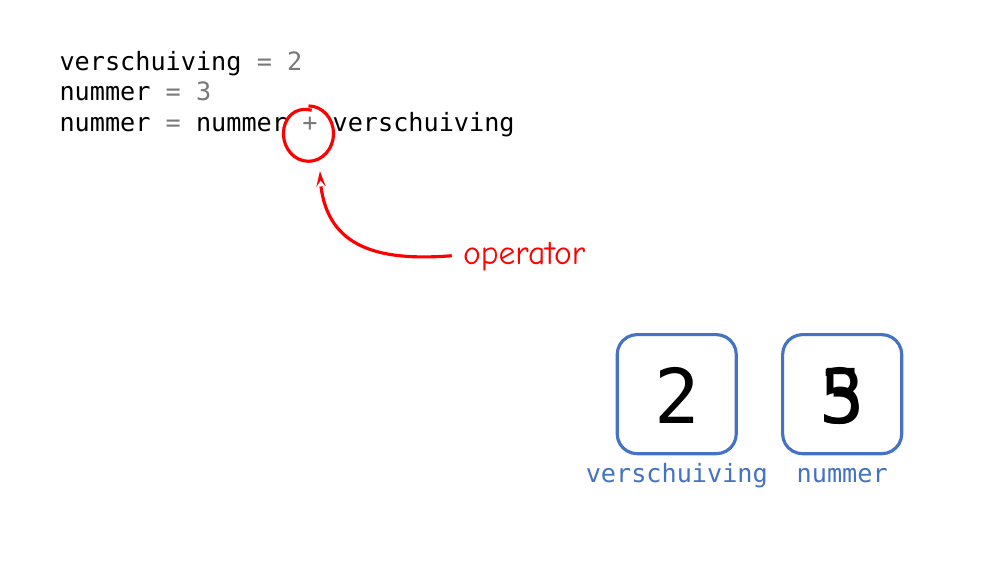
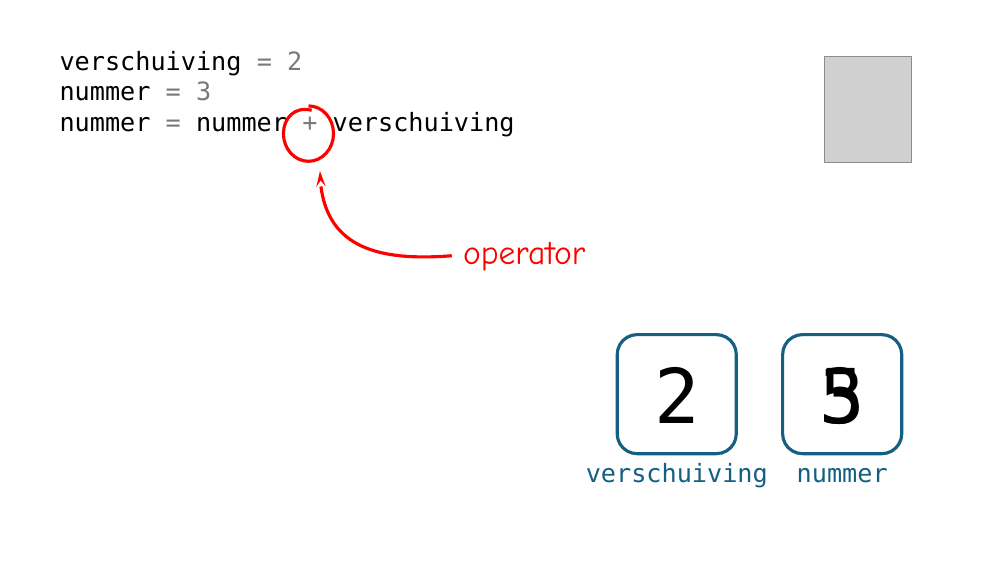
Before and after one commit to hanzetechnasium/geheim, a slide deck: slide 10 of Technasium-Dag-1-Presentatie-2-Python-start.pptx. Drawn at 1008x567 pixels with LibreOffice and Linux fonts; fonts in the diff are those of the drawing; grey boxes stand for pictures; background and template pictures are left out. Boxes give left, top, right and bottom in pixels: in the first picture for what was removed or moved away, otherwise in the second. Text is boxed around its words. In the diff, an @@ line names an element or a change of style, - is before the commit and + after.

```diff
--- a/Technasium-Dag-1-Presentatie-2-Python-start.pptx
+++ b/Technasium-Dag-1-Presentatie-2-Python-start.pptx
@@ picture added at (824, 56, 912, 162) @@
@@ rounded rectangle at (617, 335, 736, 454): outline #4472C4 3 pt to #156082 3 pt @@
@@ rounded rectangle at (783, 335, 901, 454): outline #4472C4 3 pt to #156082 3 pt @@
@@ text "verschuiving" at (586, 463, 768, 488): text colour #4472C4 to #156082 @@
@@ text "nummer" at (797, 468, 888, 483): text colour #4472C4 to #156082 @@
```
Also in this commit, not shown: 21 other slides changed, 3 other files.
